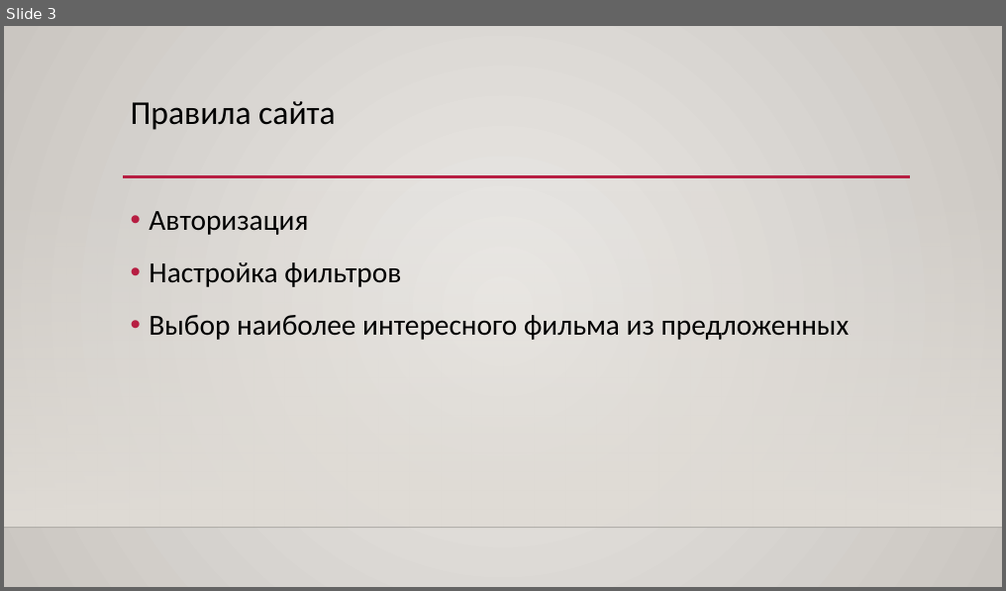
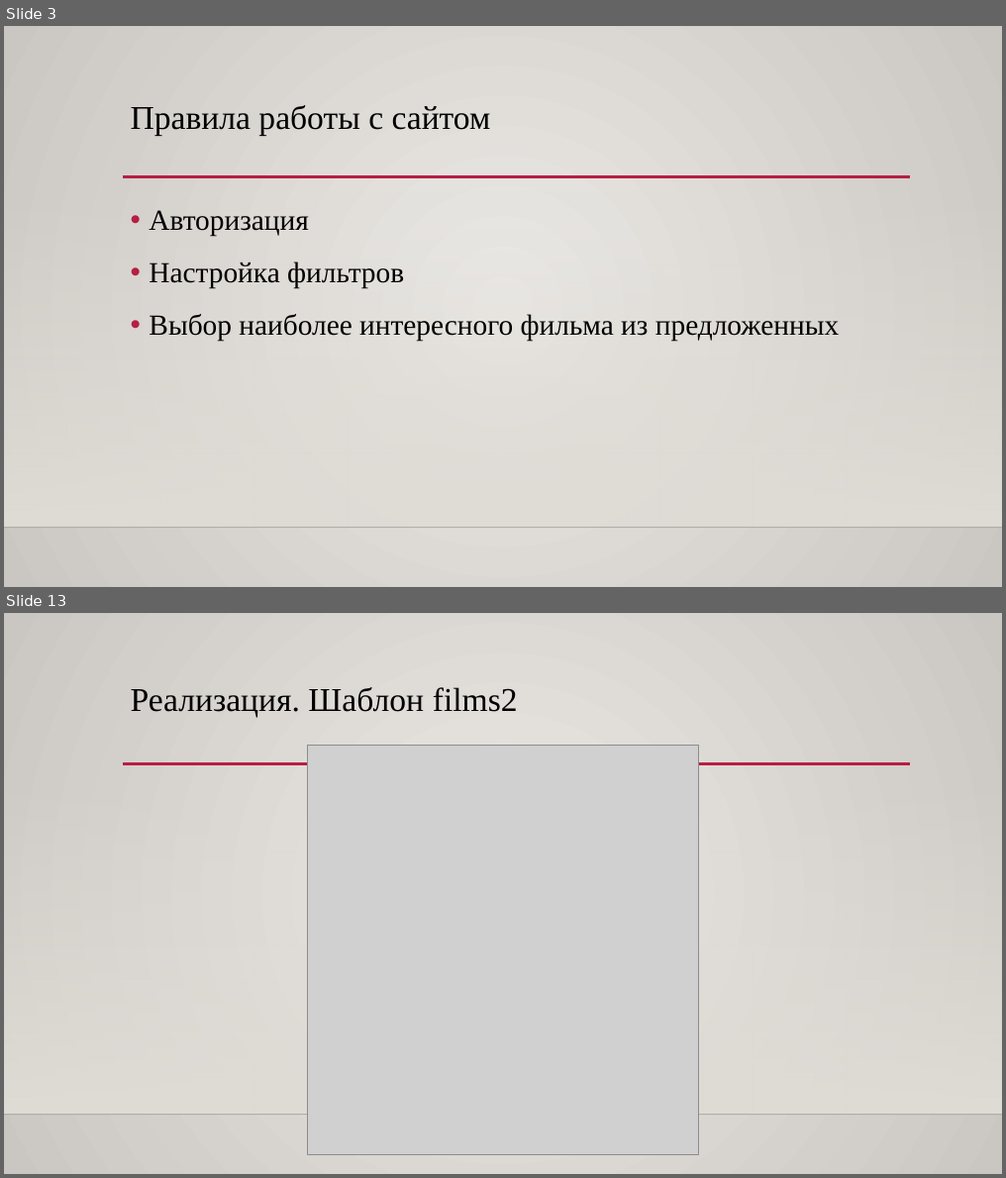
Before and after one commit to 20moonlight01/yandexlyceumweb, a slide deck: Для настроения.pptx. Shown one above the other, each under a label of ours: slide 3 before the commit, slides 3 and 13 after it; the slides between them are not shown. The pictures are 1006x591 and 1006x1178 pixels, drawn with LibreOffice and Linux fonts; fonts in the diff are those of the drawing; grey boxes stand for pictures; background and template pictures are left out. Boxes give left, top, right and bottom in pixels: in the first picture for what was removed or moved away, otherwise in the second. Text is boxed around its words. In the diff, an @@ line names an element or a change of style, - is before the commit and + after.

```diff
--- a/Для настроения.pptx
+++ b/Для настроения.pptx
@@ slide 13 added at (4, 613, 1002, 1174), background gradient #ECEAE7 to #CAC7C1; not listed: 3 template elements that a slide beside it also shows @@
@@ title added at (131, 687, 518, 717), 32 pt, text #000000 @@
+Реализация. Шаблон films2
@@ picture added at (308, 745, 699, 1155) @@
@@ slide 3 changed as well @@
@@ title at (131, 105, 491, 136): text changed; font Calibri to Times New Roman @@
-Правила сайта
+Правила работы с сайтом
@@ text "Авторизация" at (149, 210, 839, 341): font Calibri to Times New Roman @@
```
Also in this commit, not shown: 3 other slides changed, 16 other slides added.
